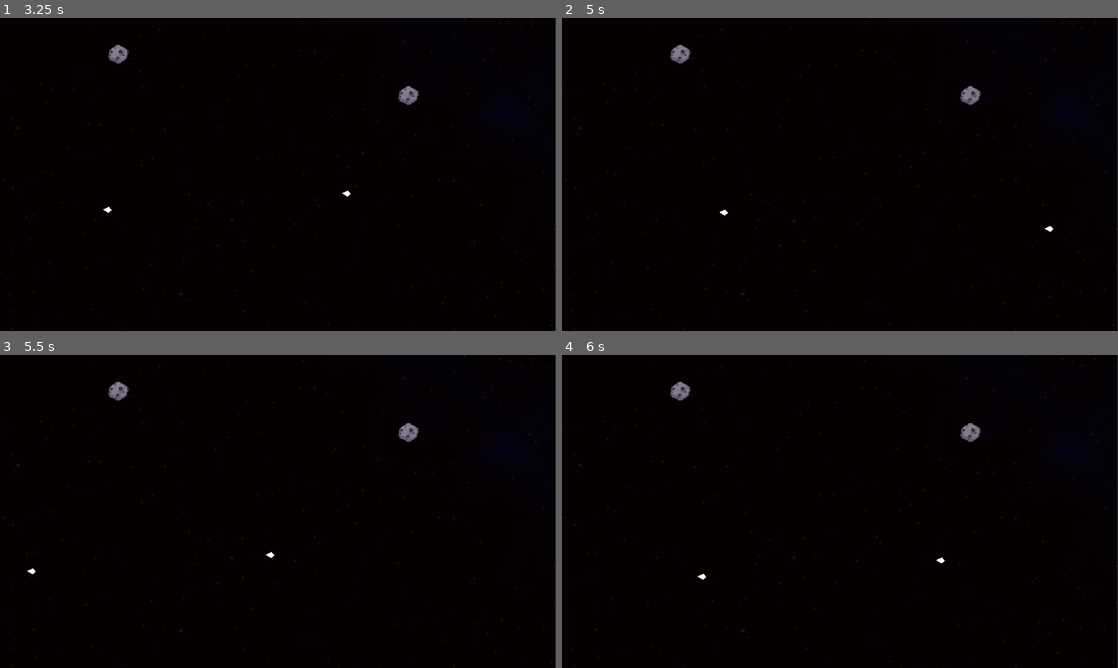
Above: before the commit, frames 1-4 (two rows, left to right).
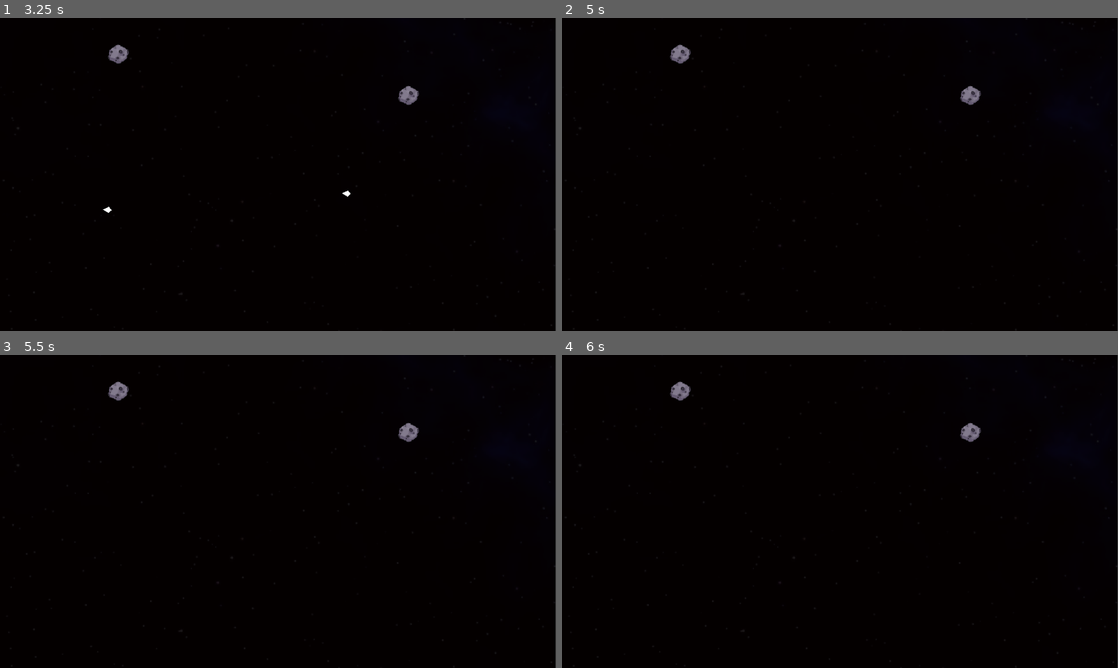
Above: after the commit, the same moments.

Repository: byKrem/ship-asteroids-space
Game: Godot game, scene res://Scenes/UI/main_menu.tscn
Two runs of this game, one before a commit and one after it. Both use one fixed random seed, a clock stepped at 60 frames per second and the inputs below.
Inputs:
- Up to frame 1 (3.25 s): click "Start" at 0.5 s; tap Enter at 1.25 s; hold D (rotate_right) 1.28-2.03 s; hold Space (shoot) 1.28-2.03 s; hold A (rotate_left) 2.03-2.78 s; tap Space (shoot) at 2.1 s; hold D (rotate_right) from 2.78 s (still down); hold Space (shoot) from 2.78 s (still down)
- Up to frame 2 (5 s): release D (rotate_right) at 3.53 s; release Space (shoot) at 3.53 s; hold W (accelerate) 3.53-4.28 s; tap Space (shoot) at 3.6, 4.25 s; hold A (rotate_left) from 4.28 s (still down); hold Space (shoot) from 4.28 s (still down)
- Up to frame 3 (5.5 s): keep holding A (rotate_left); release Space (shoot) at 5.03 s; tap Space (shoot) at 5.1 s
- Up to frame 4 (6 s): keep holding A (rotate_left); tap Enter at 5.75 s; hold Space (shoot) from 5.78 s (still down)

Frame 1 is identical in both runs. In frame 2, less than 0.1% of the frame differs, in the area x 28-89%, y 61-69%; in frame 3, less than 0.1%, in the area x 4-50%, y 62-70%; in frame 4, less than 0.1%.

Commit message:
Spawner now spawn objects in the field of Camera

Diff:
--- a/Scenes/Components/mob_spawner.gd
+++ b/Scenes/Components/mob_spawner.gd
@@ -3,13 +3,20 @@
 @export var mobs : Array[PackedScene]
 @export var coins : int = 3
 
+func rnd_spawn() -> void:
+	var camera = get_viewport().get_camera_2d()
+	var camera_rect = camera.get_viewport_rect()
+	var spawn_area = Rect2(camera.global_position - camera_rect.size/2, camera_rect.size)
 
-func rnd_spawn() -> void:
 	for n in range(coins):
-		var index = randi_range(0, mobs.size()-1)
-		var mob = mobs[index].instantiate()
+		var index = randi_range(0, mobs.size() - 1)
+		var mob : CharacterBody2D = mobs[index].instantiate()
 
+		mob.global_position = Vector2(
+			randf_range(spawn_area.position.x,spawn_area.end.x),
+			randf_range(spawn_area.position.y,spawn_area.end.y))
 
+		add_child.call_deferred(mob)
 
 	coins = coins * 1.5
 
--- a/Scenes/bullet.gd
+++ b/Scenes/bullet.gd
@@ -9,8 +9,6 @@
 	var camera = get_viewport().get_camera_2d()
 	var camera_rect = camera.get_viewport_rect()
 	viewport_rect = Rect2(camera.global_position - camera_rect.size/2, camera_rect.size)
-	print(camera_rect)
-	print(viewport_rect)
 
 	half_sprite_width = $Sprite2D.texture.get_width() * $Sprite2D.scale.x / 2
 	half_sprite_height = $Sprite2D.texture.get_height() * $Sprite2D.scale.y / 2
--- a/Scenes/bullet.tscn
+++ b/Scenes/bullet.tscn
@@ -35,7 +35,7 @@
 
 [node name="VanishTimer" type="Timer" parent="."]
 process_callback = 0
-wait_time = 5.0
+wait_time = 2.0
 one_shot = true
 autostart = true
 
